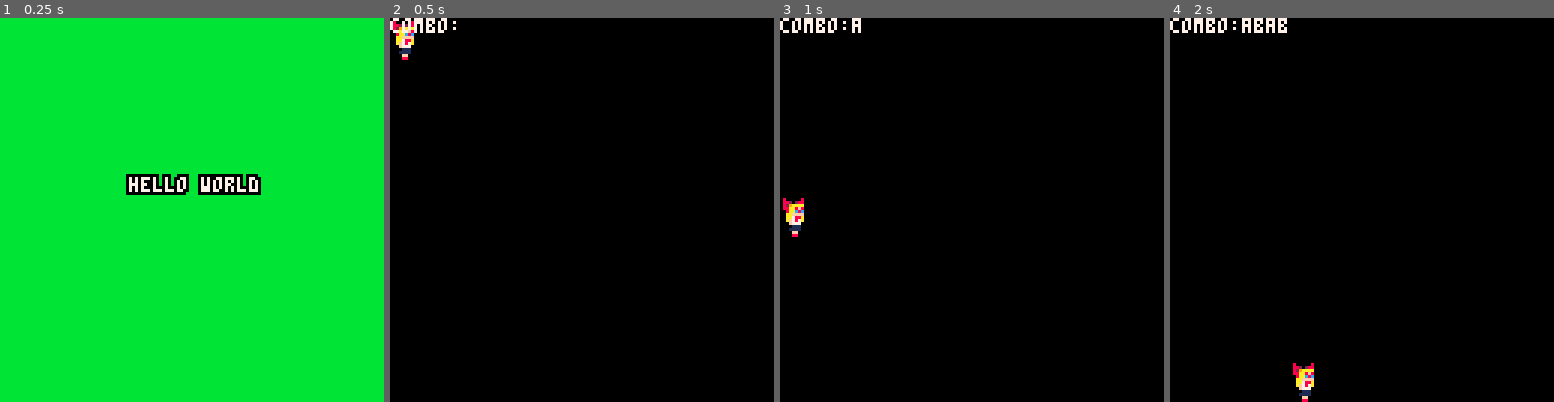
Above: before the commit, frames 1-4 (left to right).
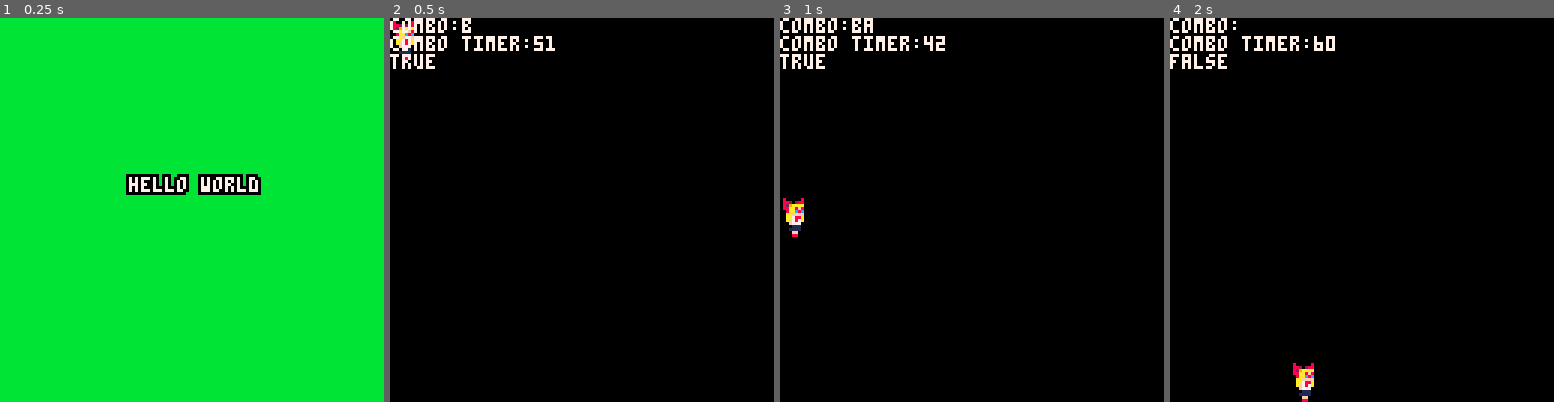
Above: after the commit, the same moments.

Repository: MarkNickerson/SailorV
Game: PICO-8 cartridge sailorv.p8
Same seed, same stepped clock (60 frames per second), same inputs: the game is played once before the commit and once after it.
Inputs:
- Up to frame 1 (0.25 s): no input
- Up to frame 2 (0.5 s): tap X (X key) at 0.33 s
- Up to frame 3 (1 s): tap O (Z key) at 0.7 s
- Up to frame 4 (2 s): tap X (X key) at 1.07, 1.85 s; hold Right from 1.6 s (still down); tap O (Z key) at 1.7 s

Frame 1 is identical in both runs. In frame 2, 1.0% of the frame differs, in the area x 0-43%, y 0-14%; in frame 3, 1.1%; in frame 4, 1.3%.

Commit message:
added combo timer and combo progress

Diff:
--- a/sailorv.p8
+++ b/sailorv.p8
@@ -37,6 +37,9 @@
     dx=0,
     dy=0,
     gravity=0.15,
+    combotimer = 60,
+    incombo = false,
+    last = false,
     combo = root,
   }
   return p
@@ -73,22 +76,50 @@
     player.y = 120
   end
 
-
-  if btnp(4) then
-			if #player.combo.attac == 4 then
-				player.combo = root
-			else
-				player.combo = player.combo.left end
+  handle_combo()
+
+end
+
+function handle_combo()
+	if btn(4) or btn(5) then
+  	if player.last == false then
+ 			--do the thing here
+ 			player.combotimer = 60
+ 			player.incombo = true
+ 			player.last = true
+
+
+  		if btn(4) then
+					if #player.combo.attac == 4 then
+						player.combo = root
+						player.combotimer=60
+						player.incombo = false
+					else
+						player.combo = player.combo.left end
+				end
+
+				if btn(5) then
+					if #player.combo.attac == 4 then
+						player.combo = root
+						player.combotimer=60
+						player.incombo = false
+					else
+						player.combo = player.combo.right end
+				end
+			end
+
+		else player.last = false
 		end
 
-		if btnp(5) then
-			if #player.combo.attac == 4 then
-				player.combo = root
-			else
-				player.combo = player.combo.right end
+		if player.incombo == true then
+			player.combotimer -= 1
 		end
 
-
+		if player.combotimer==0 then
+			player.combotimer=60
+			player.incombo = false
+			player.combo = root
+		end
 end
 
 function solid (x, y)
@@ -159,6 +190,8 @@
 function draw_game()
   spr(1, player.x, player.y-8, 1, 2)
 		print('combo:'..player.combo.attac)
+		print('combo timer:'..player.combotimer)
+		print(player.incombo)
 end
 
 
